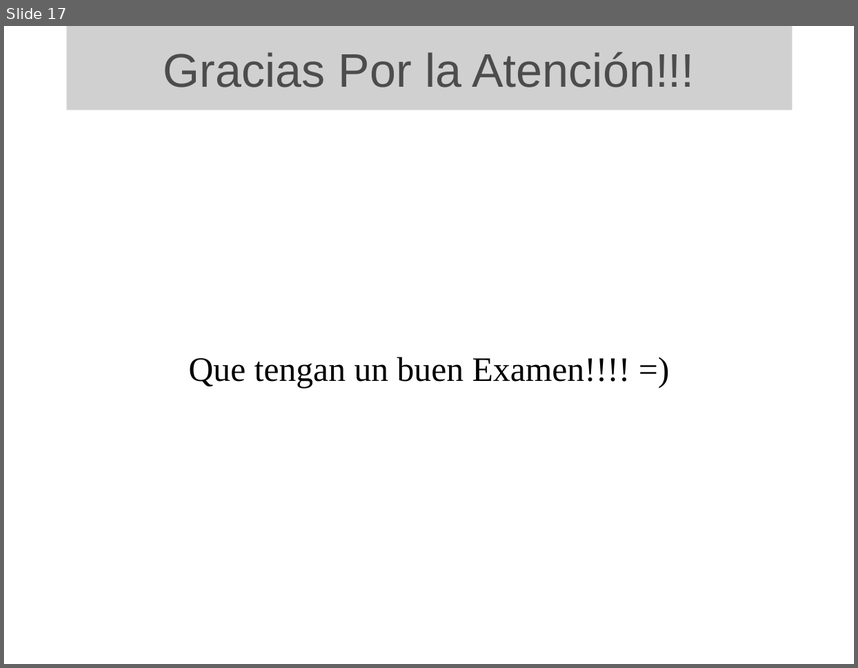
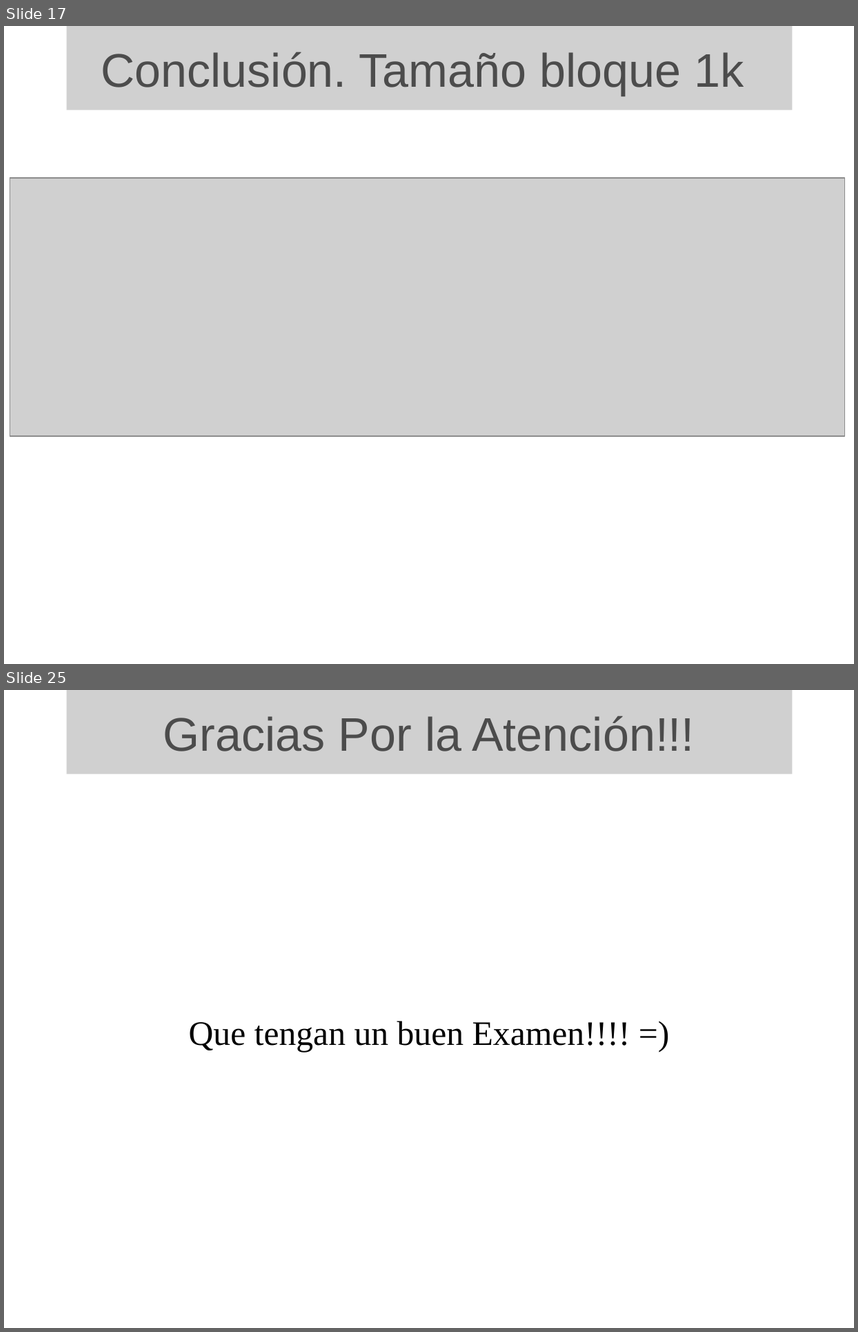
Before and after one commit to ghuttemann/ext3bench, a slide deck: src/presentacion/evaluacion-ext3 v2.odp. Shown one above the other, each under a label of ours: slide 17 before the commit, slides 17 and 25 after it; the slides between them are not shown. The pictures are 858x668 and 858x1332 pixels, drawn with LibreOffice and Linux fonts; fonts in the diff are those of the drawing; grey boxes stand for pictures; background and template pictures are left out. Boxes give left, top, right and bottom in pixels: in the first picture for what was removed or moved away, otherwise in the second. Text is boxed around its words. In the diff, an @@ line names an element or a change of style, - is before the commit and + after.

```diff
--- a/src/presentacion/evaluacion-ext3 v2.odp
+++ b/src/presentacion/evaluacion-ext3 v2.odp
@@ slide 17 added at <box>4,26,854,664</box>, background picture (left out) @@
@@ picture added at <box>67,26,793,110</box>, 44 pt, text #4C4C4C @@
+Conclusión. Tamaño bloque 1k
@@ picture added at <box>10,178,846,437</box> @@
@@ what was slide 17 is now slide 25 @@
```
Also in this commit, not shown: 5 slides changed, 7 other slides added, 4 other files.
